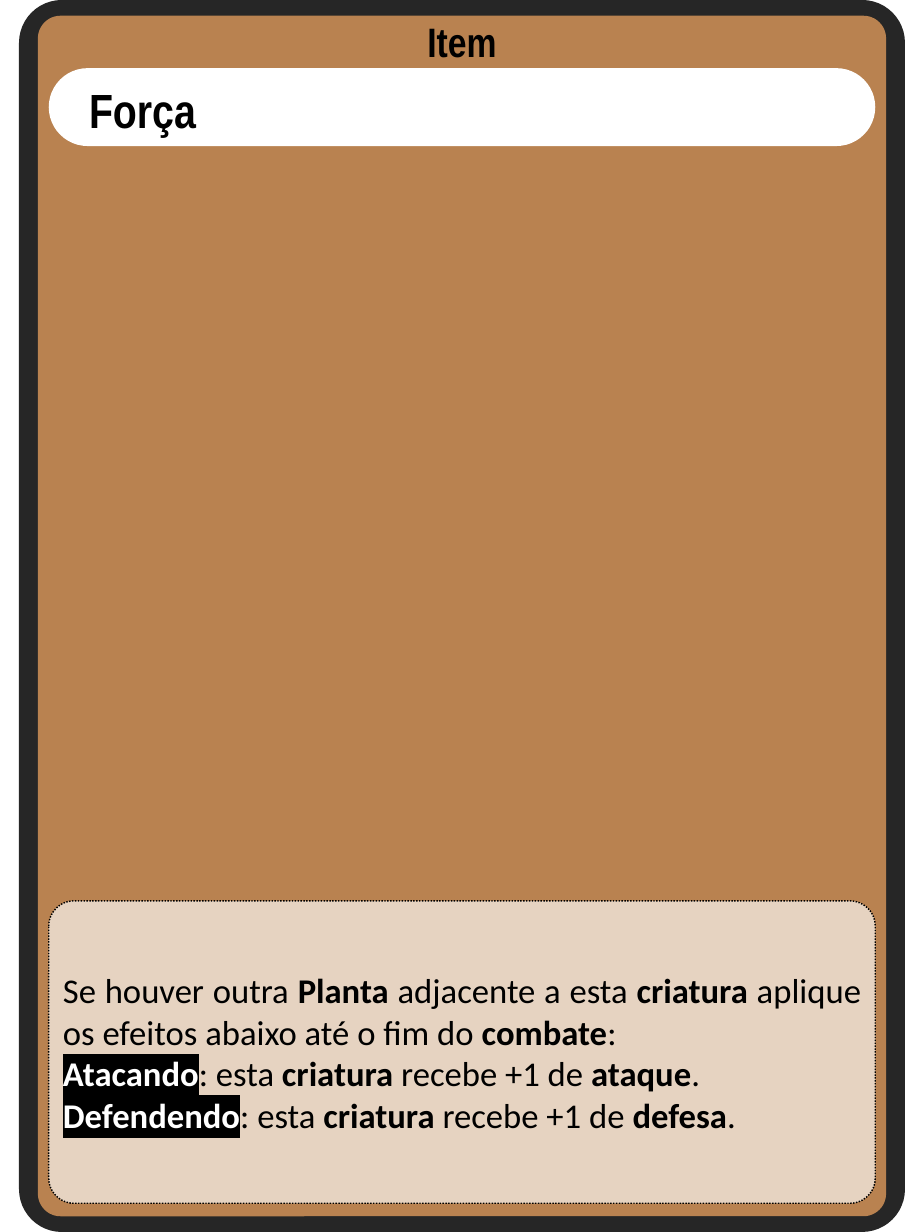
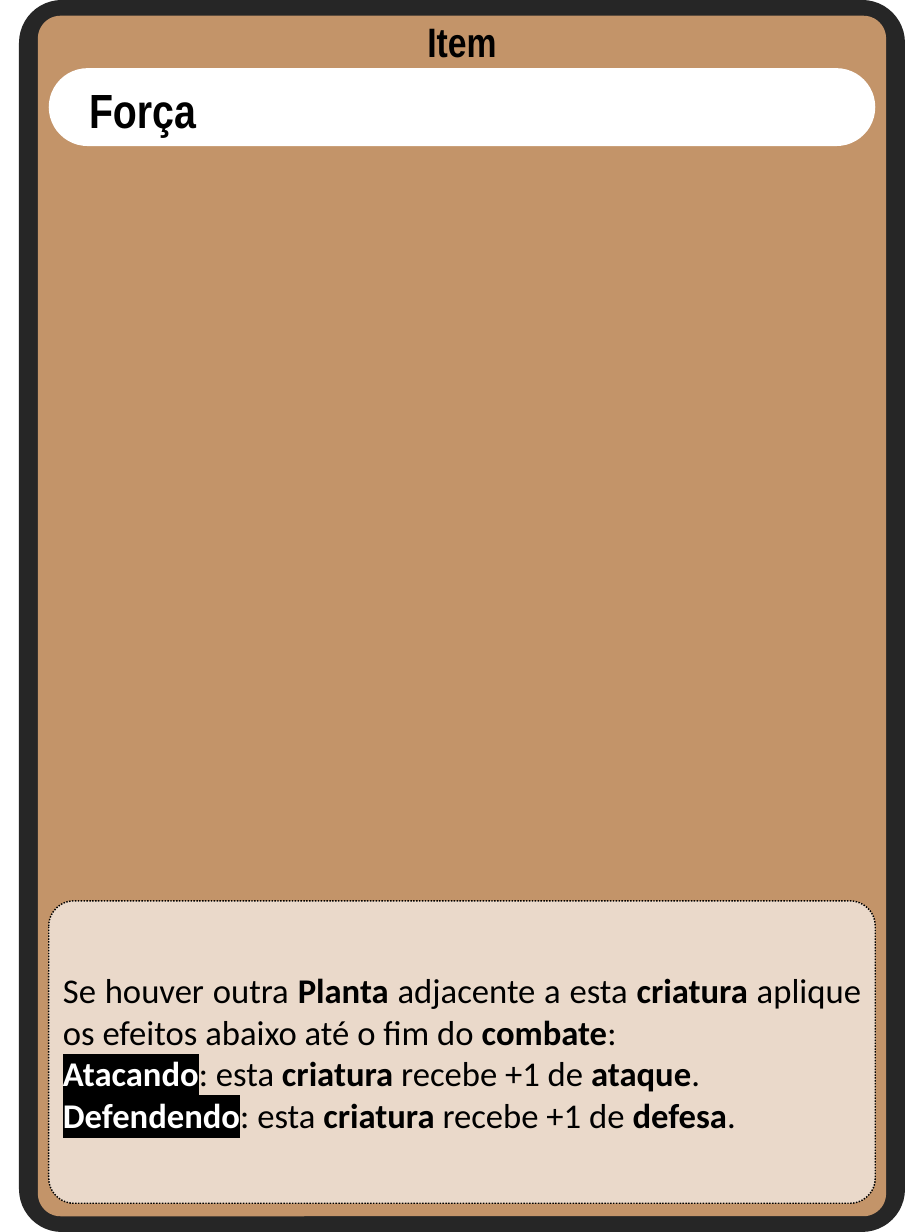
Before and after one commit to Aleyxom/Minimalist-Card-Game, a slide deck: slide 4 of designs/design cartas.pptx. Drawn at 924x1232 pixels with LibreOffice and Linux fonts; fonts in the diff are those of the drawing. Boxes give left, top, right and bottom in pixels: in the first picture for what was removed or moved away, otherwise in the second. Text is boxed around its words. In the diff, an @@ line names an element or a change of style, - is before the commit and + after.

```diff
--- a/designs/design cartas.pptx
+++ b/designs/design cartas.pptx
@@ rounded rectangle at <box>38,16,887,1217</box>: fill #B98250 to #C39469 @@
```
Also in this commit, not shown: 7 other files.
